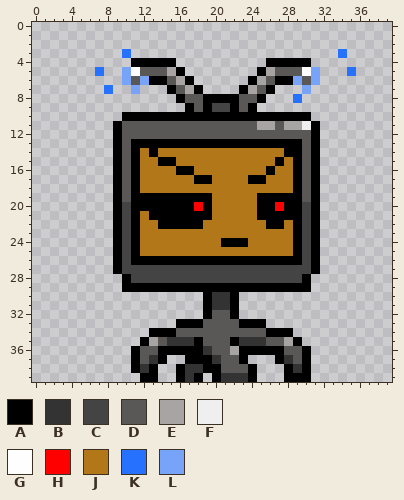
Edited in one commit: pixel-art sprite (assets/Enemy/Shooter/ShooterIdle1.png). That is the earlier state.
The file is 40x40 pixels.
Palette (. is transparent): A #000000  B #333333  C #454444  D #5a5857  E #a7a4a3  F #efefef  G #fffefe  H #ff0000  J #b17719  K #2771ff  L #77a3f9
Pixels before, first column x 7:
 3 ...K.......................K.
 4 ....AAAAA..........AAAAA.....
 5 K..LGDDDEA........AEDDDGL...K
 6 ...LDLAADEA......AEDAALDL....
 7 .K..L...ADEA....AEDA...L.....
 8 .........ADDAAAADDA...K......
 9 ..........ADACCADA...........
10 ...AAAAAAAAAAAAAAAAAAAAA.....
11 ..ADDDDDDDDDDDDDDDEEDEEFA....
12 ..ADDDDDDDDDDDDDDDDDDDDDA....
13 ..ADAAAAAAAAAAAAAAAAAAADA....
14 ..ADAJAJJJJJJJJJJJJJJAADA....
15 ..ADAJJAAJJJJJJJJJJJAJADA....
16 ..ADAJJJJAAJJJJJJJJAJJADA....
17 ..ADAJJJJJJAAJJJJAAJJJADA....
18 ..ADAJJJJJJJJJJJJJJJJJADA....
19 ..ADAAAAAAAAAJJJJJAAAAADA....
20 ..ACAAAAAAAHAJJJJJAAHAACA....
21 ..ACAJAAAAAAAJJJJJAAAAACA....
22 ..ACAJJAAAAAJJJJJJJAAJACA....
23 ..ACAJJJJJJJJJJJJJJJJJACA....
24 ..ACAJJJJJJJJJAAAJJJJJACA....
25 ..ACAJJJJJJJJJJJJJJJJJACA....
26 ..ACAAAAAAAAAAAAAAAAAAACA....
27 ..ACCCCCCCCCCCCCCCCCCCCCA....
28 ...ACCCCCCCCCCCCCCCCCCCA.....
29 ...AAAAAAAAAAAAAAAAAAAAA.....
30 ............ABBA.............
31 ............ABBA.............
32 ............ADDA.............
33 .........AAADDDDAAA..........
34 ......AAADDDDDDDDDDAAA.......
35 .....AEDBBBADDDABBBDDEA......
36 ....ADDAAAAABDDEAAAAADDA.....
37 ....ADBA..AAABDDA...ABDA.....
38 ....ABA..ABBAADDDA...ABA.....
39 .....AA..ABA.ABBBA...AAA.....
Once edited:
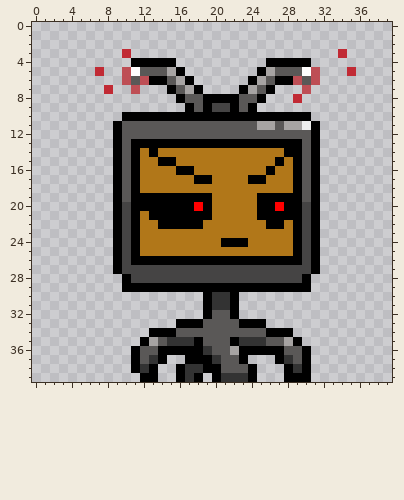
Difference:
Colour K changes from #2771ff to #c12a34.
Colour L changes from #77a3f9 to #be4e55.
Boxes around the changes in both pictures, in picture pixels (x1, y1, x2, y2):
changed: (95, 49, 149, 94)
changed: (293, 49, 356, 103)
